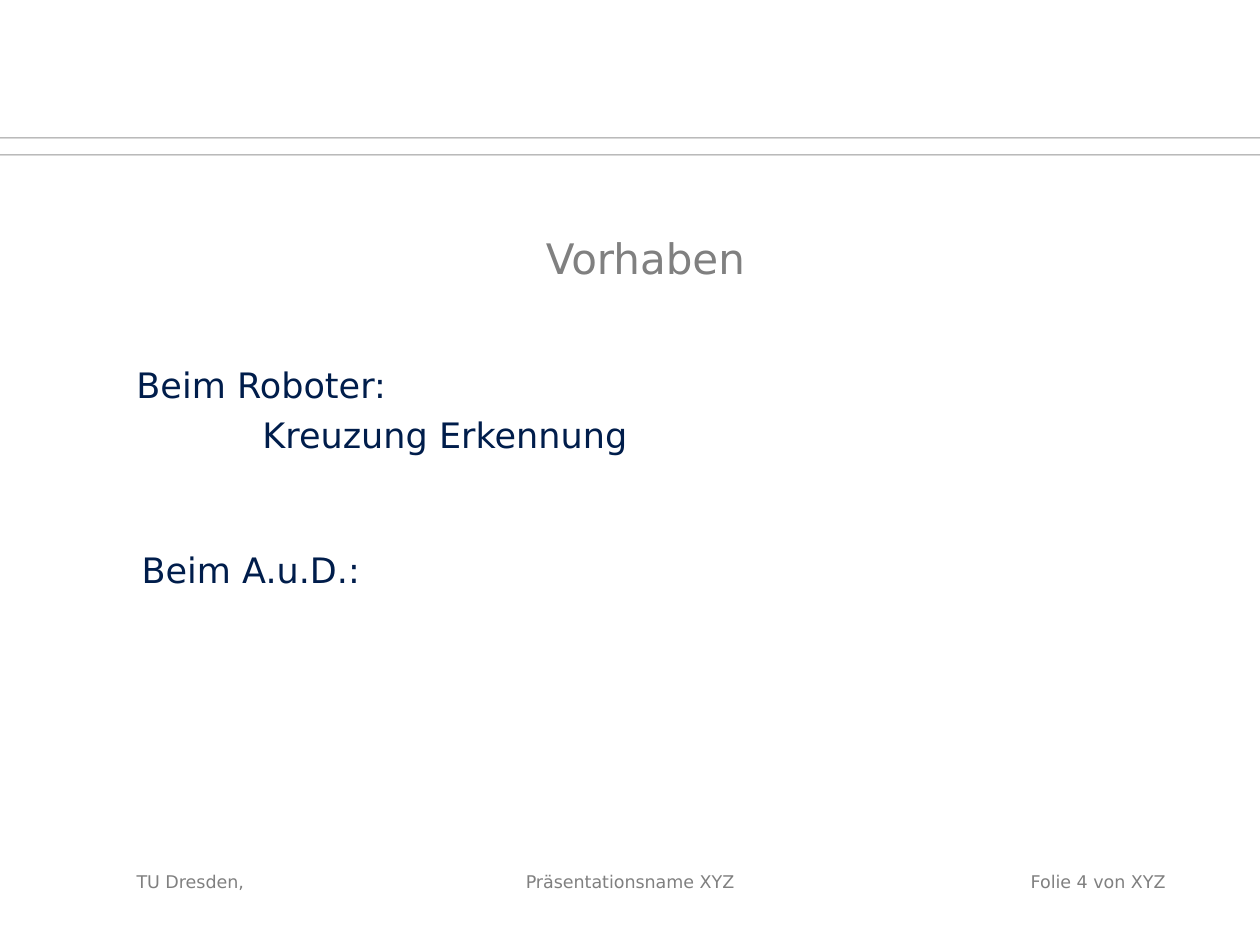
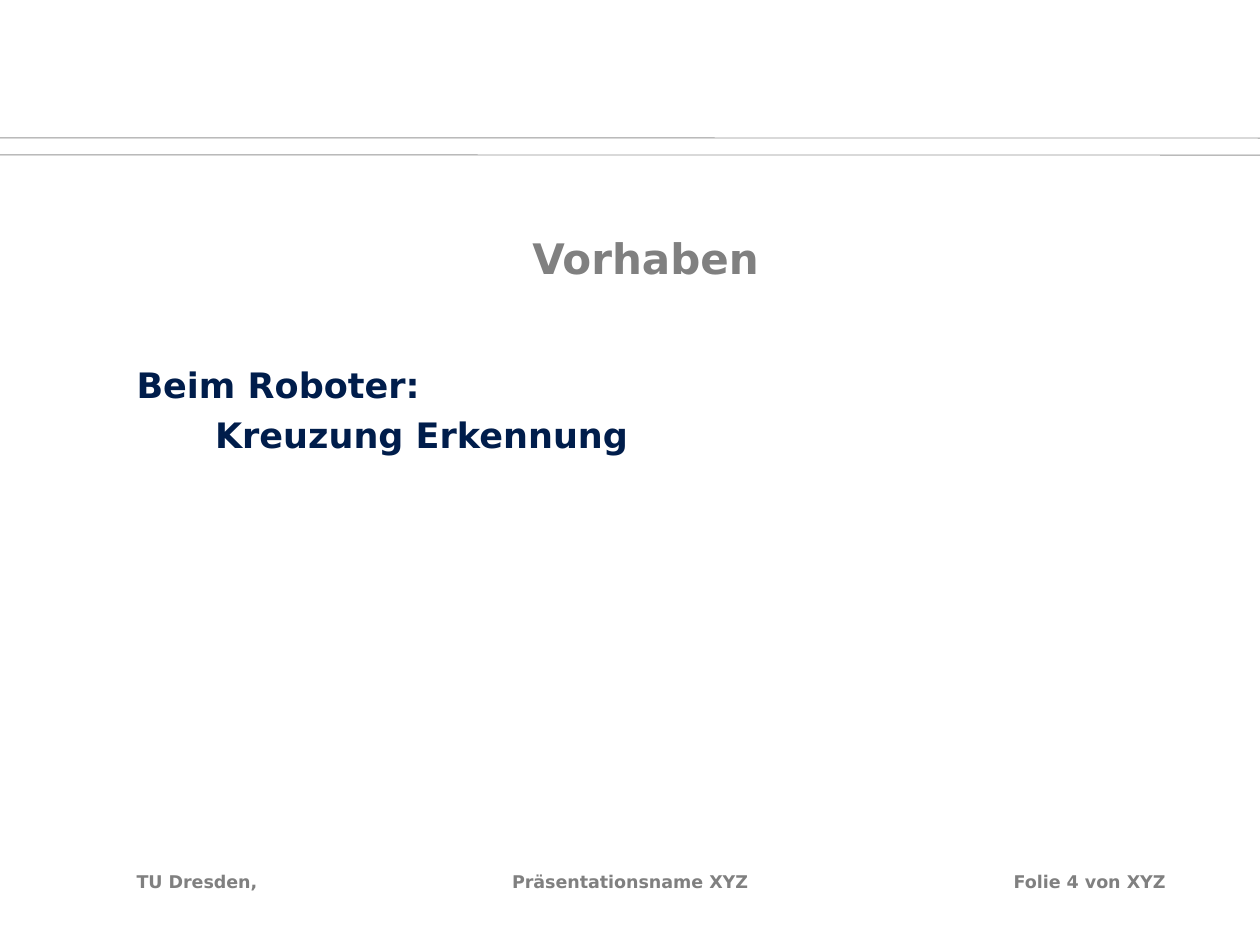
Before and after one commit to MarauderXtreme/robolab-2014, a slide deck: slide 4 of Scrum/Scrum 06.03.ppt. Drawn at 1260x945 pixels with LibreOffice and Linux fonts; fonts in the diff are those of the drawing; background and template pictures are left out. Boxes give left, top, right and bottom in pixels: in the first picture for what was removed or moved away, otherwise in the second. Text is boxed around its words. In the diff, an @@ line names an element or a change of style, - is before the commit and + after.

```diff
--- a/Scrum/Scrum 06.03.ppt
+++ b/Scrum/Scrum 06.03.ppt
@@ bold on in 5 elements at bbox=[137, 371, 628, 456], bbox=[137, 875, 258, 891], bbox=[512, 875, 748, 888], bbox=[1014, 875, 1166, 888], bbox=[532, 242, 758, 275] @@
@@ text removed at bbox=[142, 556, 360, 584] @@
-Beim A.u.D.:
```
Also in this commit, not shown: 4 other slides changed, 5 slides added.
